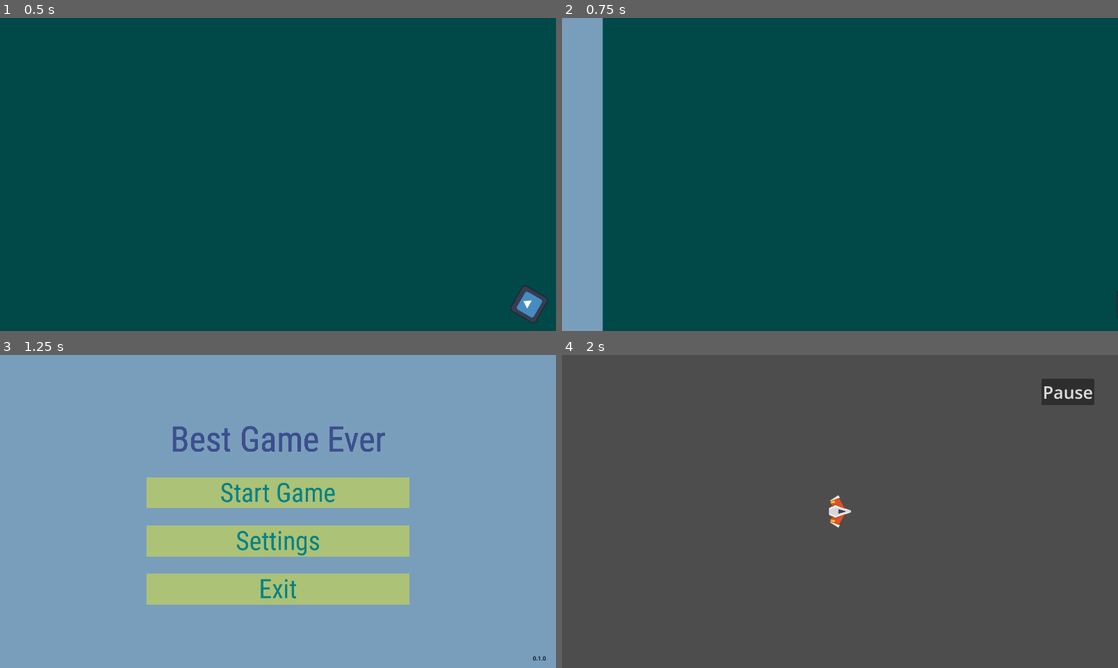
Above: before the commit, frames 1-4 (two rows, left to right).
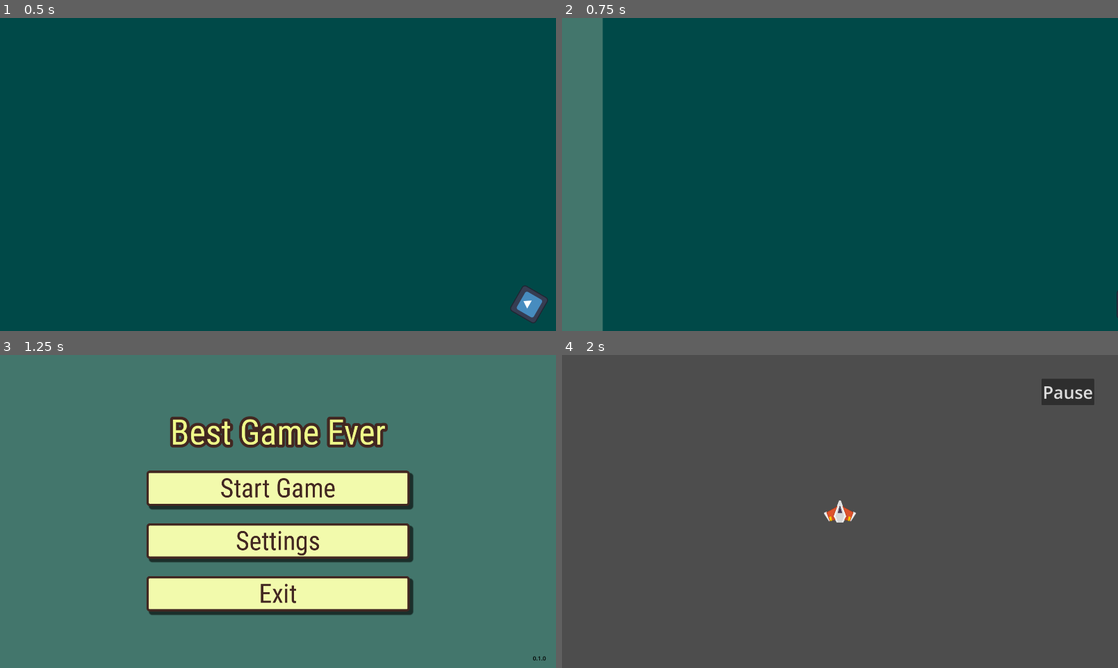
Above: after the commit, the same moments.

Repository: fernandogcat/preludium
Game: Godot game, scene res://GameEntrypoint.tscn
The game is run twice, just before and just after one commit, with the same random seed, the same clock (stepped at 60 frames per second) and the same inputs. The engine's default icon, where the game draws it, is replaced by a stand-in: a white triangle on a blue panel in a dark square.
Inputs:
- Up to frame 1 (0.5 s): no input
- Up to frame 2 (0.75 s): hold D (right) from 0.53 s (still down)
- Up to frame 3 (1.25 s): keep holding D (right)
- Up to frame 4 (2 s): release D (right) at 1.25 s; click "Start Game" at 1.25 s

Frame 1 is identical in both runs. In frame 2, 7.4% of the frame differs, in the area x 0-8%, y 0-100%; in frame 3, 100%, in the area x 0-100%, y 0-100%; in frame 4, 0.3%.

Commit message:
💄 Tweak theme colors

Diff:
--- a/Components/SampleGame/SampleGame.tscn
+++ b/Components/SampleGame/SampleGame.tscn
@@ -10,6 +10,7 @@
 [node name="Ship" type="Node2D" parent="."]
 unique_name_in_owner = true
 position = Vector2(960, 540)
+rotation = -1.57079
 script = ExtResource("3_sk2cm")
 speed = 150.0
 
--- a/Components/UI/Screens/MainMenuScreen/MainMenuScreen.tscn
+++ b/Components/UI/Screens/MainMenuScreen/MainMenuScreen.tscn
@@ -1,11 +1,8 @@
-[gd_scene load_steps=5 format=3 uid="uid://dfy8ewuknwpi0"]
+[gd_scene load_steps=4 format=3 uid="uid://dfy8ewuknwpi0"]
 
 [ext_resource type="Script" path="res://Components/UI/Screens/MainMenuScreen/MainMenuScreen.gd" id="1_xsnei"]
 [ext_resource type="PackedScene" uid="uid://q830eto1dc0m" path="res://Components/UI/ModalScreens/SettingsModalScreen/SettingsModalScreen.tscn" id="2_128ot"]
 [ext_resource type="Theme" uid="uid://bono3fyl16mwv" path="res://Themes/MainTheme.tres" id="2_t6lps"]
-
-[sub_resource type="StyleBoxFlat" id="StyleBoxFlat_k67wa"]
-bg_color = Color(0.475496, 0.619386, 0.738224, 1)
 
 [node name="MainMenuScreen" type="Control"]
 z_index = 100
@@ -24,7 +21,7 @@
 anchor_bottom = 1.0
 grow_horizontal = 2
 grow_vertical = 2
-theme_override_styles/panel = SubResource("StyleBoxFlat_k67wa")
+theme = ExtResource("2_t6lps")
 
 [node name="CenterContainer" type="VBoxContainer" parent="."]
 layout_mode = 1
--- a/Themes/MainTheme.tres
+++ b/Themes/MainTheme.tres
@@ -1,28 +1,82 @@
-[gd_resource type="Theme" load_steps=7 format=3 uid="uid://bono3fyl16mwv"]
+[gd_resource type="Theme" load_steps=9 format=3 uid="uid://bono3fyl16mwv"]
 
 [ext_resource type="FontFile" uid="uid://ciorv4efb4vbr" path="res://Art/Fonts/RobotoCondensed-Regular.ttf" id="1_dtcwk"]
 
 [sub_resource type="StyleBoxFlat" id="StyleBoxFlat_vyd3j"]
 bg_color = Color(0.129558, 0.129559, 0.129558, 1)
 
+[sub_resource type="StyleBoxFlat" id="StyleBoxFlat_rhjbb"]
+content_margin_left = 4.0
+content_margin_top = 4.0
+content_margin_right = 4.0
+content_margin_bottom = 4.0
+bg_color = Color(1, 0.09, 0.09, 0)
+draw_center = false
+corner_radius_top_left = 3
+corner_radius_top_right = 3
+corner_radius_bottom_right = 3
+corner_radius_bottom_left = 3
+corner_detail = 5
+expand_margin_left = 2.0
+expand_margin_top = 2.0
+expand_margin_right = 2.0
+expand_margin_bottom = 2.0
+
 [sub_resource type="StyleBoxFlat" id="StyleBoxFlat_fggd2"]
+bg_color = Color(0.94962, 0.98, 0.6762, 1)
+border_width_left = 8
+border_width_top = 8
+border_width_right = 8
+border_width_bottom = 8
+border_color = Color(0.26, 0.151667, 0.13, 1)
+corner_radius_top_left = 10
+corner_radius_top_right = 10
+corner_radius_bottom_right = 10
+corner_radius_bottom_left = 10
+shadow_size = 4
+shadow_offset = Vector2(10, 10)
 
 [sub_resource type="StyleBoxFlat" id="StyleBoxFlat_acyww"]
-bg_color = Color(0.67602, 0.76, 0.4636, 1)
+bg_color = Color(0.94962, 0.98, 0.6762, 1)
+border_width_left = 8
+border_width_top = 8
+border_width_right = 8
+border_width_bottom = 8
+border_color = Color(0.26, 0.151667, 0.13, 1)
+corner_radius_top_left = 10
+corner_radius_top_right = 10
+corner_radius_bottom_right = 10
+corner_radius_bottom_left = 10
+shadow_size = 4
+shadow_offset = Vector2(10, 10)
 
 [sub_resource type="StyleBoxFlat" id="StyleBoxFlat_k3wi6"]
-bg_color = Color(0.0726, 0.65021, 0.66, 1)
+bg_color = Color(0.94962, 0.98, 0.6762, 1)
+border_width_left = 8
+border_width_top = 8
+border_width_right = 8
+border_width_bottom = 8
+border_color = Color(0.26, 0.151667, 0.13, 1)
+corner_radius_top_left = 8
+corner_radius_top_right = 8
+corner_radius_bottom_right = 8
+corner_radius_bottom_left = 8
+shadow_size = 2
+shadow_offset = Vector2(6, 6)
 
 [sub_resource type="StyleBoxEmpty" id="StyleBoxEmpty_rrrwf"]
+
+[sub_resource type="StyleBoxFlat" id="StyleBoxFlat_y0clk"]
+bg_color = Color(0.262745, 0.462745, 0.423529, 1)
 
 [resource]
 default_font = ExtResource("1_dtcwk")
 default_font_size = 90
-Button/colors/font_color = Color(0, 0.51056, 0.530907, 1)
+Button/colors/font_color = Color(0.26, 0.151667, 0.13, 1)
 Button/colors/font_disabled_color = Color(0, 0, 0, 1)
-Button/colors/font_focus_color = Color(0, 0, 0, 1)
+Button/colors/font_focus_color = Color(0.258824, 0.152941, 0.129412, 1)
 Button/colors/font_hover_color = Color(0, 0, 0, 1)
-Button/colors/font_hover_pressed_color = Color(0, 0, 0, 1)
+Button/colors/font_hover_pressed_color = Color(0.258824, 0.152941, 0.129412, 1)
 Button/colors/font_outline_color = Color(0, 0, 0, 1)
 Button/colors/font_pressed_color = Color(0, 0, 0, 1)
 Button/colors/icon_disabled_color = Color(0, 0, 0, 1)
@@ -38,17 +92,19 @@
 Button/font_sizes/font_size = 90
 Button/fonts/font = ExtResource("1_dtcwk")
 Button/styles/disabled = SubResource("StyleBoxFlat_vyd3j")
+Button/styles/focus = SubResource("StyleBoxFlat_rhjbb")
 Button/styles/hover = SubResource("StyleBoxFlat_fggd2")
 Button/styles/normal = SubResource("StyleBoxFlat_acyww")
 Button/styles/pressed = SubResource("StyleBoxFlat_k3wi6")
-Label/colors/font_color = Color(0.235294, 0.309804, 0.568627, 1)
-Label/colors/font_outline_color = Color(0, 0, 0, 1)
+Label/colors/font_color = Color(0.9359, 0.98, 0.539, 1)
+Label/colors/font_outline_color = Color(0.26, 0.151667, 0.13, 1)
 Label/colors/font_shadow_color = Color(0, 0, 0, 1)
 Label/constants/line_spacing = 0
-Label/constants/outline_size = 0
+Label/constants/outline_size = 40
 Label/constants/shadow_offset_x = 0
 Label/constants/shadow_offset_y = 0
 Label/constants/shadow_outline_size = 0
 Label/font_sizes/font_size = 120
 Label/fonts/font = ExtResource("1_dtcwk")
 Label/styles/normal = SubResource("StyleBoxEmpty_rrrwf")
+Panel/styles/panel = SubResource("StyleBoxFlat_y0clk")
